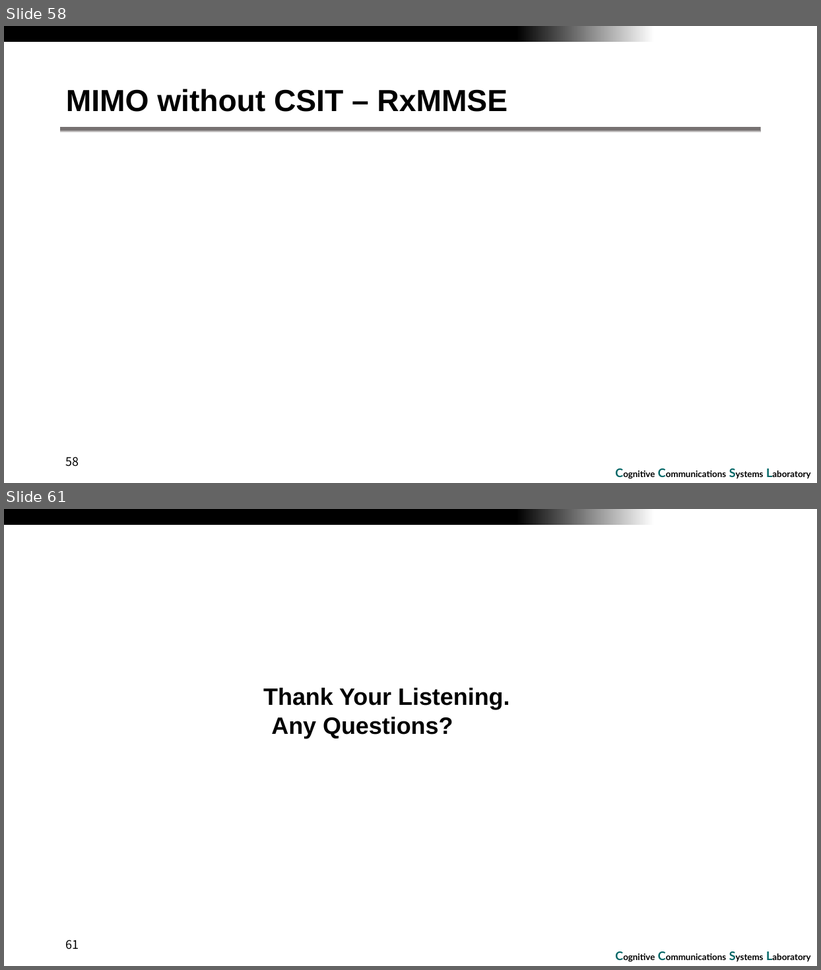
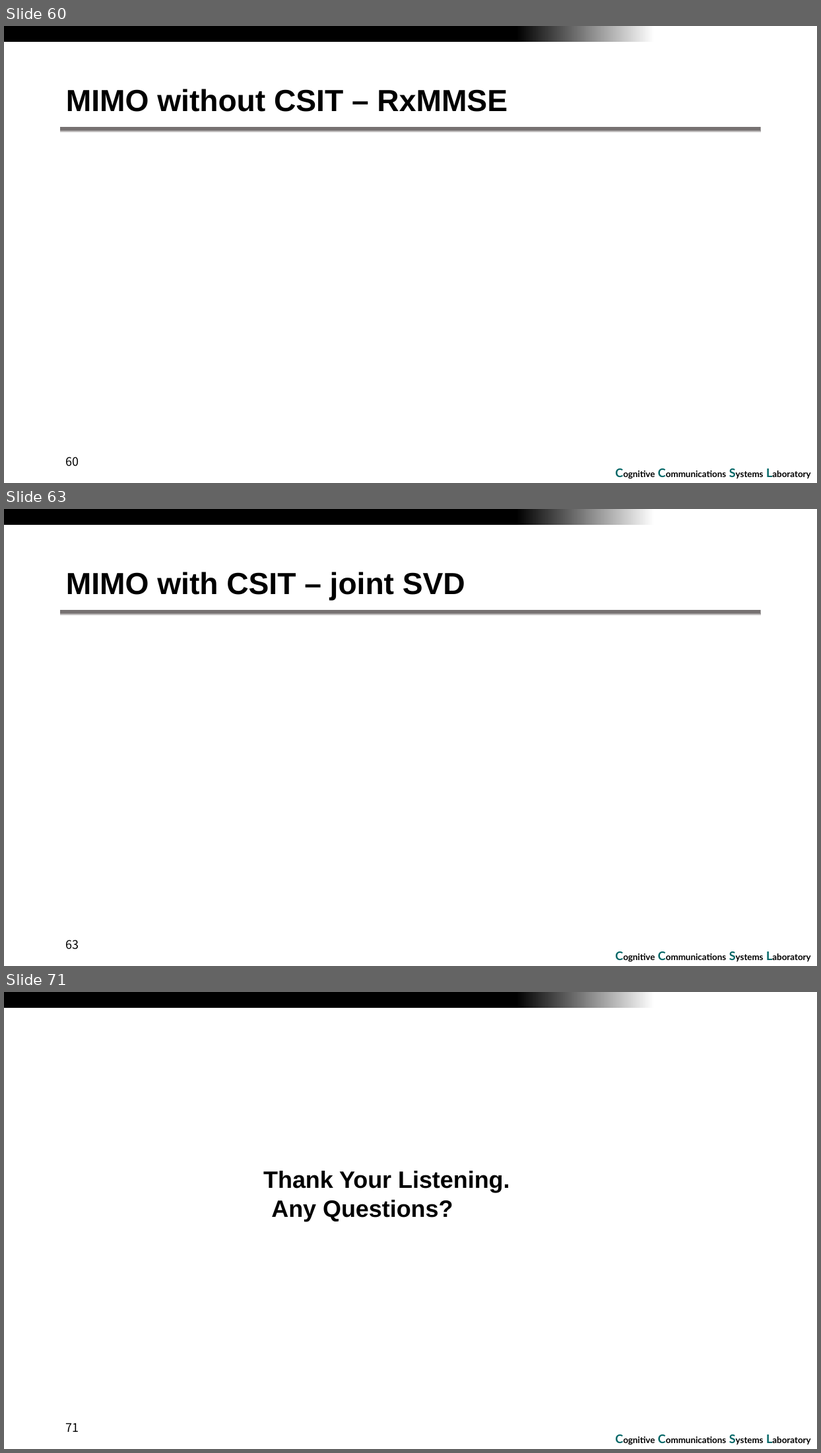
Before and after one commit to RefatHanbat/Presentation-of-SDM, a slide deck: Assignment_7.pptx. Shown one above the other, each under a label of ours: slides 58 and 61 before the commit, slides 60, 63 and 71 after it; the slides between them are not shown. The pictures are 821x970 and 821x1453 pixels, drawn with LibreOffice and Linux fonts; fonts in the diff are those of the drawing; grey boxes stand for pictures; background and template pictures are left out. Boxes give left, top, right and bottom in pixels: in the first picture for what was removed or moved away, otherwise in the second. Text is boxed around its words. In the diff, an @@ line names an element or a change of style, - is before the commit and + after.

Commit message:
updated

```diff
--- a/Assignment_7.pptx
+++ b/Assignment_7.pptx
@@ slide 63 added at <box>4,509,817,966</box>, background #FFFFFF; not listed: 3 template elements that a slide beside it also shows @@
@@ title added at <box>66,572,465,600</box>, 36 pt, text #000000, bold @@
+MIMO with CSIT – joint SVD
@@ page number added at <box>66,940,79,950</box>, 14 pt, text #000000 @@
+63
@@ what was slide 58 is now slide 60 @@
@@ page number at <box>66,457,79,467</box>: text changed @@
-58
+60
@@ what was slide 61 is now slide 71 @@
@@ page number at <box>66,1423,79,1432</box>: text changed @@
-61
+71
```
Also in this commit, not shown: 10 other slides added, 1 slide removed.
